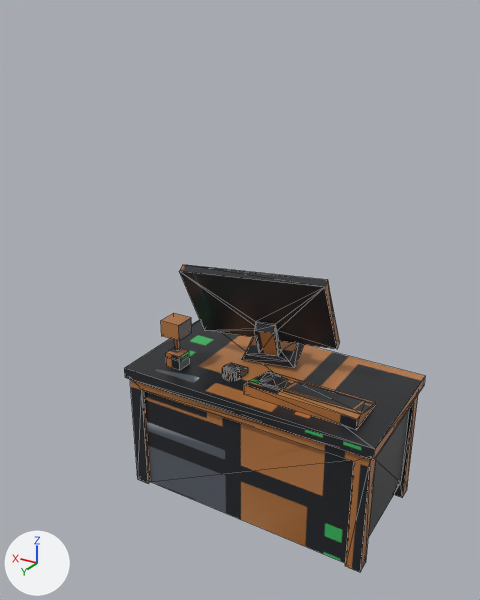
The FBX model unity/Assets/Art/BlenderBaked/prop-desk/mesh_prop-desk.fbx: old version first, new version second.
One viewpoint serves both versions: a 50 mm lens placed at (-0.61, 2.51, 2.01), pointed at (0.69, 0.34, 0.92). Lighting does not change. The marker at lower left points along +X, +Y and +Z. The first picture is the older version. Mesh edges are drawn as thin lines. Vertices at exactly the same position are counted once.

The first picture shows 'mesh_prop-desk'.
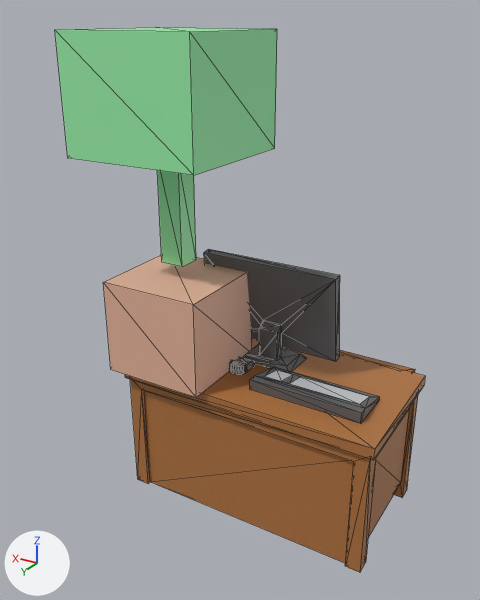
What changed in the scene script:
```text
Add mat_m_prop_desk_wood:
    mat_m_prop_desk_wood = bpy.data.materials.new('M_prop_desk_wood')
    # uses the picture img_wood092_1k_jpg_color_jpg
    # uses the picture img_wood092_1k_jpg_normalgl_jpg
    # uses the picture img_wood092_1k_jpg_roughness_jpg
Add mat_m_prop_desk_screen_1:
    mat_m_prop_desk_screen_1 = bpy.data.materials.new('M_prop_desk_screen')
    # uses the picture img_mesh_prop_desk_screen_ide_png
Change me_mesh_desk:
    remove me_mesh_desk.from_pydata(...)  # 203 vertices, 337 faces; spans x -0.016..1.124, y -0.016..0.59, z 0.0..1.083
    remove me_mesh_desk.materials.append(mat_m_prop_desk_screen)
    add me_mesh_desk.from_pydata(...)  # 227 vertices, 405 faces; spans x -0.016..1.228, y -0.17..0.694, z 0.0..1.958
    me_mesh_desk part 1: the loose piece of 38 vertices spanning x 0.307..0.935, y 0.089..0.437, z 0.604..1.083 is copied, and the copy is multiplied about its middle by the matrix ((0.99, 0.131, -0.048), (-0.139, 0.931, -0.339), (0.0, 0.342, 0.94)), then moved by (0.001, -0.079, -0.028); it spans x 0.312..0.934, y 0.097..0.262, z 0.595..1.061
    me_mesh_desk part 2: the loose piece of 18 vertices spanning x 0.086..0.567, y 0.307..0.509, z 0.595..0.642 is moved by (0.0, -0.046, 0.0)
    me_mesh_desk part 3: a new loose piece, a box spanning x 0.656..1.228, y 0.121..0.694, z 1.513..1.958, in mat_m_prop_desk_leaf (green #99efaa)
    me_mesh_desk part 4: the loose piece of 8 vertices spanning x 0.934..0.95, y 0.436..0.453, z 0.673..0.745 is deleted
    me_mesh_desk part 5: the loose piece of 8 vertices spanning x 0.906..0.978, y 0.409..0.481, z 0.597..0.662 is deleted
    me_mesh_desk part 6
    82 vertices are removed from x 0.307..0.988, y 0.089..0.491, z 0.591..1.083
    144 faces are deleted
    4 vertices move from x 0.33..0.988, y 0.144..0.491, z 0.642..0.817 to x 0.062..1.165, y -0.141..0.63, z 0.426..1.004
    56 vertices are added at x 0.062..1.165, y -0.17..0.63, z 0.426..1.513
    12 new vertices lie (0.0, 0.0, 0.038) away from vertices in x 0.651..0.732, y 0.344..0.386, z 0.595
    34 new faces join them, mat_m_prop_desk_wood
    70 new faces join them, mat_m_prop_desk_plastic (dark grey #616162)
    14 new faces join them, mat_m_prop_desk_pot (beige #e5b399)
    10 new faces join them, mat_m_prop_desk_leaf (green #99efaa)
    me_mesh_desk part 7: 149 faces spanning x -0.016..1.124, y -0.016..0.59, z 0.0..0.597 switch from mat_m_prop_desk_body (picture img_mesh_prop_desk_basecolor_png) to mat_m_prop_desk_wood
    other edits to the shape of me_mesh_desk do not show in these pictures
    add me_mesh_desk.materials.append(mat_m_prop_desk_plastic)  # dark grey #616162
    add me_mesh_desk.materials.append(mat_m_prop_desk_screen_1)
    add me_mesh_desk.materials.append(mat_m_prop_desk_key_cap)  # light grey #ced1d7
    add me_mesh_desk.materials.append(mat_m_prop_desk_pot)  # beige #e5b399
    add me_mesh_desk.materials.append(mat_m_prop_desk_leaf)  # green #99efaa
```

Pixel boxes [x1, y1, x2, y2] of what changed, in the pictures (480 x 600 px; the box of a moved part takes in the faces that stretch with it):
'mesh_prop-desk', reshaped (23% wider, 77% taller)
    before: [124, 265, 425, 572]
    after: [55, 27, 425, 572]
part 1 of me_mesh_desk, added
    after: [204, 249, 340, 372]
part 2 of me_mesh_desk, moved or reshaped
    before: [244, 371, 376, 429]
    after: [250, 367, 380, 423]
part 3 of me_mesh_desk, added (green)
    after: [55, 27, 277, 175]
part 4 of me_mesh_desk, deleted
    before: [174, 340, 180, 350]
part 5 of me_mesh_desk, deleted
    before: [166, 347, 190, 370]
part 6 of me_mesh_desk, moved or reshaped
    before: [161, 265, 339, 380]
    after: [103, 170, 415, 398]
part 7 of me_mesh_desk, recoloured (black to brown)
    before: [124, 320, 425, 572]
    after: [125, 339, 425, 572]
